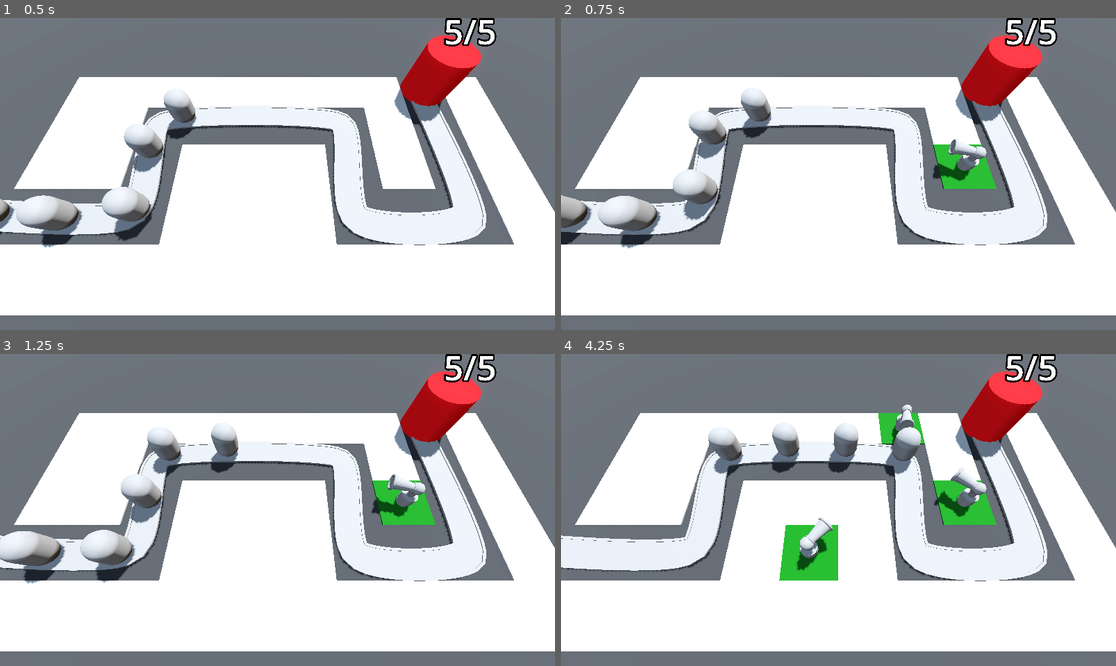
Above: before the commit, frames 1-4 (two rows, left to right).
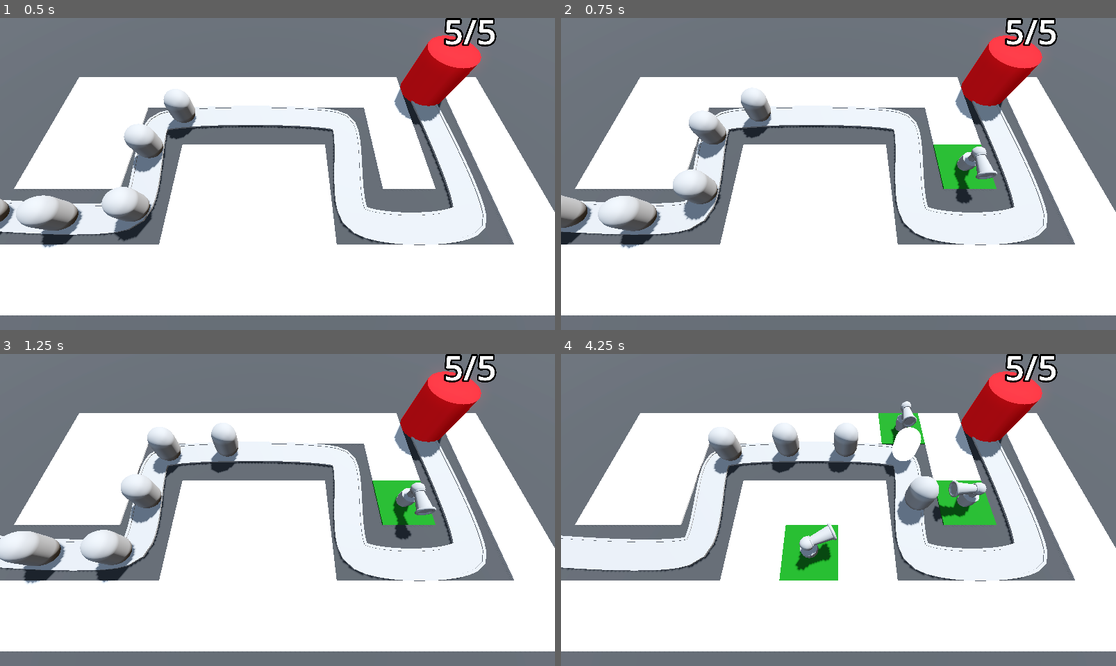
Above: after the commit, the same moments.

Repository: Tildozer/barbarianBlaster
Game: Godot game, scene res://scenes/levels/base_level.tscn
The game is run twice, just before and just after one commit, with the same random seed, the same clock (stepped at 60 frames per second) and the same inputs.
Inputs (mouse positions are in pixels of both pictures, inside the frame that each line leads up to):
- Up to frame 1 (0.5 s): no input
- Up to frame 2 (0.75 s): move the mouse to (960, 158) at 0.52 s; click (960, 158) at 0.6 s
- Up to frame 3 (1.25 s): no input
- Up to frame 4 (4.25 s): move the mouse to (727, 525) at 1.27 s; click (727, 525) at 1.35 s; move the mouse to (894, 441) at 2.02 s; click (894, 441) at 2.1 s; move the mouse to (810, 572) at 2.77 s; click (810, 572) at 2.85 s; move the mouse to (1005, 556) at 3.52 s; click (1005, 556) at 3.6 s

Frame 1 is identical in both runs. In frame 2, 0.7% of the frame differs, in the area x 66-79%, y 38-60%; in frame 3, 0.7%; in frame 4, 2.1%, in the area x 42-76%, y 15-68%.

Commit message:
added animations for when enemy takes damage and when turret shoots

Diff:
--- a/scenes/characters/enemy.tscn
+++ b/scenes/characters/enemy.tscn
@@ -6,9 +6,55 @@
 radius = 1.0
 height = 3.0
 
+[sub_resource type="StandardMaterial3D" id="StandardMaterial3D_7jb55"]
+no_depth_test = true
+shading_mode = 0
+
+[sub_resource type="CapsuleMesh" id="CapsuleMesh_fulqv"]
+material = SubResource("StandardMaterial3D_7jb55")
+radius = 1.0
+height = 3.0
+
 [sub_resource type="CapsuleShape3D" id="CapsuleShape3D_7jb55"]
 radius = 1.0
 height = 3.0
+
+[sub_resource type="Animation" id="Animation_f2e6v"]
+resource_name = "takes_damage"
+length = 0.1
+tracks/0/type = "value"
+tracks/0/imported = false
+tracks/0/enabled = true
+tracks/0/path = NodePath("damage_highlight:visible")
+tracks/0/interp = 1
+tracks/0/loop_wrap = true
+tracks/0/keys = {
+"times": PackedFloat32Array(0, 0.1),
+"transitions": PackedFloat32Array(1, 1),
+"update": 1,
+"values": [true, false]
+}
+
+[sub_resource type="Animation" id="Animation_21x0f"]
+length = 0.001
+tracks/0/type = "value"
+tracks/0/imported = false
+tracks/0/enabled = true
+tracks/0/path = NodePath("damage_highlight:visible")
+tracks/0/interp = 1
+tracks/0/loop_wrap = true
+tracks/0/keys = {
+"times": PackedFloat32Array(0),
+"transitions": PackedFloat32Array(1),
+"update": 1,
+"values": [false]
+}
+
+[sub_resource type="AnimationLibrary" id="AnimationLibrary_jgk6k"]
+_data = {
+&"RESET": SubResource("Animation_21x0f"),
+&"takes_damage": SubResource("Animation_f2e6v")
+}
 
 [node name="enemy" type="PathFollow3D"]
 transform = Transform3D(0.999992, 0, 0, 0, 1, 0, 0, 0, 0.999992, 0, 0, 0)
@@ -19,8 +65,18 @@
 transform = Transform3D(1, 0, 0, 0, 1, 0, 0, 0, 1, 0, 1.5, 0)
 mesh = SubResource("CapsuleMesh_8tegq")
 
+[node name="damage_highlight" type="MeshInstance3D" parent="."]
+transform = Transform3D(1, 0, 0, 0, 1, 0, 0, 0, 1, 0, 1.5, 0)
+visible = false
+mesh = SubResource("CapsuleMesh_fulqv")
+
 [node name="Area3D" type="Area3D" parent="." groups=["enemy_area"]]
 
 [node name="CollisionShape3D" type="CollisionShape3D" parent="Area3D"]
 transform = Transform3D(1, 0, 0, 0, 1, 0, 0, 0, 1, 0, 1.5, 0)
 shape = SubResource("CapsuleShape3D_7jb55")
+
+[node name="AnimationPlayer" type="AnimationPlayer" parent="."]
+libraries = {
+&"": SubResource("AnimationLibrary_jgk6k")
+}
--- a/scenes/turret/turret.tscn
+++ b/scenes/turret/turret.tscn
@@ -31,6 +31,43 @@
 [sub_resource type="TorusMesh" id="TorusMesh_gs8ou"]
 inner_radius = 0.3
 outer_radius = 0.4
+
+[sub_resource type="Animation" id="Animation_rmqmx"]
+resource_name = "recoil"
+length = 0.3
+tracks/0/type = "value"
+tracks/0/imported = false
+tracks/0/enabled = true
+tracks/0/path = NodePath("turret_base/barrel_base/barrel:position")
+tracks/0/interp = 1
+tracks/0/loop_wrap = true
+tracks/0/keys = {
+"times": PackedFloat32Array(0, 0.3),
+"transitions": PackedFloat32Array(1, 1),
+"update": 0,
+"values": [Vector3(0, 0.7, 0.4), Vector3(0, 0.7, 1)]
+}
+
+[sub_resource type="Animation" id="Animation_xfx51"]
+length = 0.001
+tracks/0/type = "value"
+tracks/0/imported = false
+tracks/0/enabled = true
+tracks/0/path = NodePath("turret_base/barrel_base/barrel:position")
+tracks/0/interp = 1
+tracks/0/loop_wrap = true
+tracks/0/keys = {
+"times": PackedFloat32Array(0),
+"transitions": PackedFloat32Array(1),
+"update": 0,
+"values": [Vector3(0, 0.7, 1)]
+}
+
+[sub_resource type="AnimationLibrary" id="AnimationLibrary_m8ak0"]
+_data = {
+&"RESET": SubResource("Animation_xfx51"),
+&"recoil": SubResource("Animation_rmqmx")
+}
 
 [node name="turret" type="Node3D"]
 script = ExtResource("1_rmqmx")
@@ -67,4 +104,9 @@
 [node name="Timer" type="Timer" parent="."]
 autostart = true
 
+[node name="AnimationPlayer" type="AnimationPlayer" parent="."]
+libraries = {
+&"": SubResource("AnimationLibrary_m8ak0")
+}
+
 [connection signal="timeout" from="Timer" to="." method="_on_timer_timeout"]
--- a/scripts/enemy.gd
+++ b/scripts/enemy.gd
@@ -6,11 +6,14 @@
 
 var current_health : int:
 	set(health_in):
+		if health_in < current_health:
+			animation_player.play("takes_damage")
 		current_health = health_in
 		print("Health is now: ", current_health)
 		if current_health < 1:
 			queue_free()
 
+@onready var animation_player = $AnimationPlayer
 @onready var base = get_tree().get_first_node_in_group("base")
 
 func _ready() -> void:
--- a/scripts/turret.gd
+++ b/scripts/turret.gd
@@ -1,17 +1,32 @@
 extends Node3D
 
 @export var projectile: PackedScene
+@export_range(10, 50) var turret_range := 10.0
 
 var enemy_path: Path3D
+var target: PathFollow3D
 
 @onready var barrel = $turret_base/barrel_base/barrel
+@onready var animation_player = $AnimationPlayer
 
 func _physics_process(_delta: float) -> void:
-	var enemy = enemy_path.get_children().back()
-	look_at(enemy.global_position, Vector3.UP, true)
+	target = best_target()
+	if target:
+		look_at(target.global_position, Vector3.UP, true)
 
 func _on_timer_timeout() -> void:
-	var shot = projectile.instantiate()
-	add_child(shot)
-	shot.global_position = barrel.global_position
-	shot.direction = global_transform.basis.z
+	if target:
+		animation_player.play("recoil")
+		var shot = projectile.instantiate()
+		add_child(shot)
+		shot.global_position = barrel.global_position
+		shot.direction = global_transform.basis.z
+
+func best_target() -> PathFollow3D:
+	var newTarget = null
+	var most_progress = 0
+	for enemy in enemy_path.get_children():
+		if enemy is PathFollow3D && enemy.progress > most_progress && enemy.global_position.distance_to(global_position) < turret_range:
+			newTarget = enemy
+			most_progress = enemy.progress
+	return newTarget
Not shown: 1 places in scenes/characters/enemy.tscn that only renumber resources
Not shown: 1 places in scenes/turret/turret.tscn that only renumber resources
